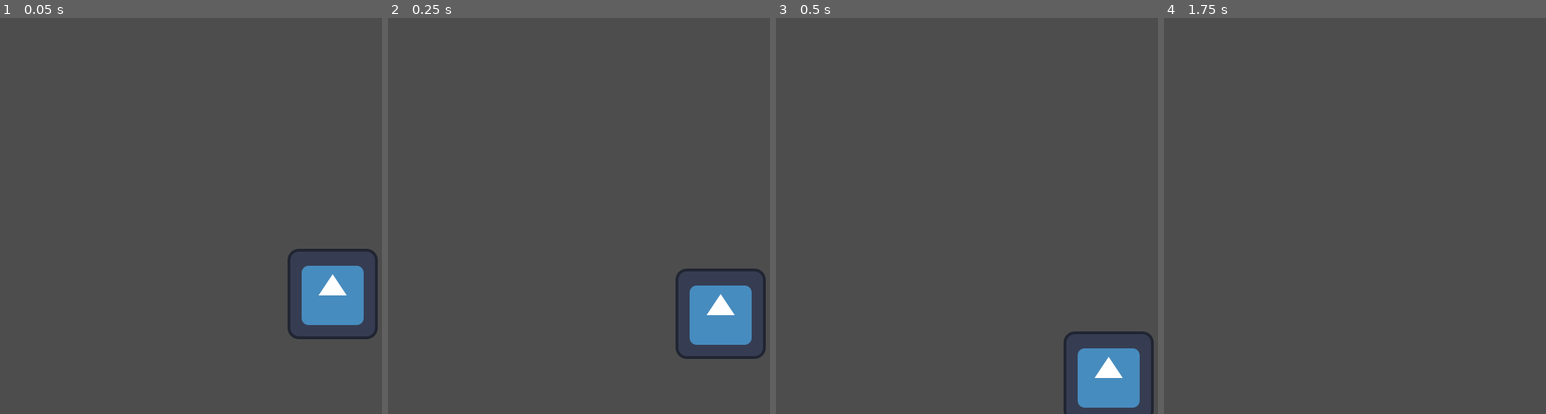
Above: before the commit, frames 1-4 (left to right).
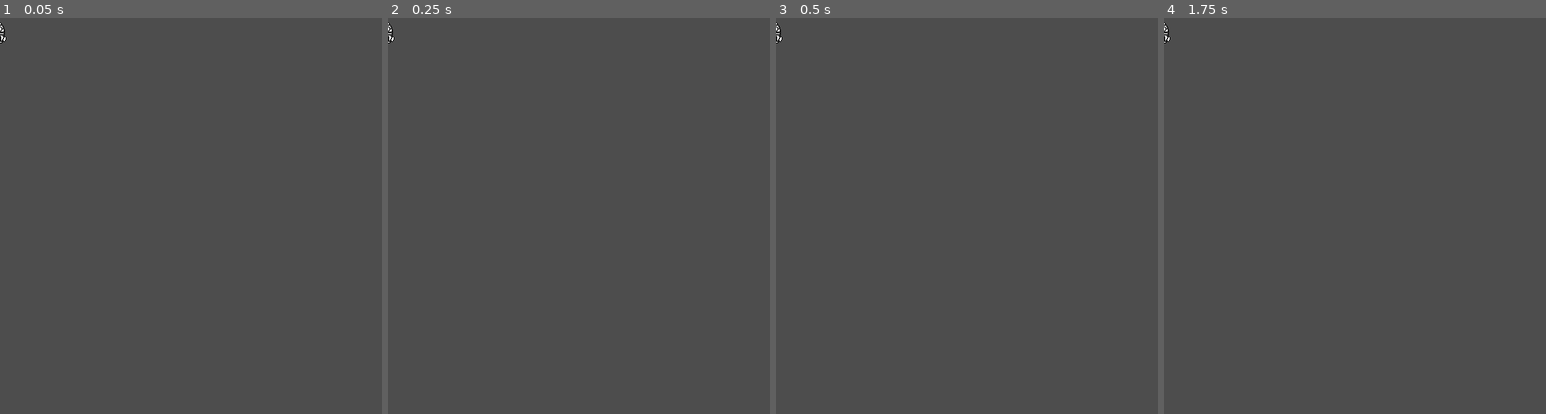
Above: after the commit, the same moments.

Repository: DonB303/1GameJam
Game: Godot game, scene res://test.tscn
Two runs of this game, one before a commit and one after it. Both use one fixed random seed, a clock stepped at 60 frames per second and the inputs below. The engine's default icon, where the game draws it, is replaced by a stand-in: a white triangle on a blue panel in a dark square.
Inputs:
- Up to frame 1 (0.05 s): no input
- Up to frame 2 (0.25 s): no input
- Up to frame 3 (0.5 s): no input
- Up to frame 4 (1.75 s): tap Enter (ui_accept) at 0.5, 0.77, 1.25, 1.52 s; hold Right (ui_right) from 0.53 s (still down)

The runs differ from the first frame. In frame 1, 3.1% of the frame differs, in the area x 0-99%, y 1-82%; in frame 2, 3.1%; in frame 3, 2.9%; in frame 4, less than 0.1%.

Commit message:
AstroidsUpdate

Diff:
--- /dev/null
+++ b/Astroids/astroid.tscn
@@ -0,0 +1,17 @@
+[gd_scene load_steps=3 format=3 uid="uid://bsdgmb1bay6yu"]
+
+[ext_resource type="Texture2D" uid="uid://bew8ejtukocfw" path="res://Astroids/Astroid001.png" id="1_ocq75"]
+
+[sub_resource type="CapsuleShape2D" id="CapsuleShape2D_olq33"]
+radius = 9.0
+height = 28.0
+
+[node name="Astroid" type="Area2D"]
+
+[node name="Astroid001" type="Sprite2D" parent="."]
+texture = ExtResource("1_ocq75")
+
+[node name="CollisionShape2D" type="CollisionShape2D" parent="."]
+position = Vector2(0, 1)
+rotation = 1.5708
+shape = SubResource("CapsuleShape2D_olq33")
--- /dev/null
+++ b/Astroids/astroid_spawner.tscn
@@ -0,0 +1,5 @@
+[gd_scene format=3 uid="uid://dxnc7dv74i1o6"]
+
+[node name="Astroid spawner" type="Node"]
+
+[node name="Marker2D" type="Marker2D" parent="."]
--- /dev/null
+++ b/rocket/rocket.tscn
@@ -0,0 +1,22 @@
+[gd_scene load_steps=3 format=3 uid="uid://pkmnskgkcpc4"]
+
+[ext_resource type="Texture2D" uid="uid://cbro0i3ryiaas" path="res://rocket/rocket.png" id="1_w1rb6"]
+
+[sub_resource type="CircleShape2D" id="CircleShape2D_tkt15"]
+radius = 7.0
+
+[node name="Rocket" type="CharacterBody2D"]
+
+[node name="Rocket" type="Sprite2D" parent="."]
+position = Vector2(0, 60)
+texture = ExtResource("1_w1rb6")
+
+[node name="CollisionShape2D" type="CollisionShape2D" parent="."]
+position = Vector2(-1, 68)
+shape = SubResource("CircleShape2D_tkt15")
+
+[node name="Hitbox" type="Area2D" parent="."]
+
+[node name="CollisionShape2D" type="CollisionShape2D" parent="Hitbox"]
+position = Vector2(-1, 68)
+shape = SubResource("CircleShape2D_tkt15")
--- a/test.tscn
+++ b/test.tscn
@@ -1,20 +1,7 @@
-[gd_scene load_steps=4 format=3 uid="uid://bknmqgndkol82"]
+[gd_scene load_steps=2 format=3 uid="uid://bknmqgndkol82"]
 
-[ext_resource type="Script" path="res://character_body_2d.gd" id="1_t3pp4"]
-[ext_resource type="Texture2D" uid="uid://by3onexsnef8g" path="res://icon.svg" id="2_2i8ym"]
-
-[sub_resource type="RectangleShape2D" id="RectangleShape2D_rhgxk"]
-size = Vector2(128, 129)
+[ext_resource type="PackedScene" uid="uid://pkmnskgkcpc4" path="res://rocket/rocket.tscn" id="1_mhbdb"]
 
 [node name="Node2D" type="Node2D"]
 
-[node name="CharacterBody2D" type="CharacterBody2D" parent="."]
-script = ExtResource("1_t3pp4")
-
-[node name="CollisionShape2D" type="CollisionShape2D" parent="CharacterBody2D"]
-position = Vector2(472, 429.5)
-shape = SubResource("RectangleShape2D_rhgxk")
-
-[node name="Icon" type="Sprite2D" parent="CharacterBody2D"]
-position = Vector2(472, 429)
-texture = ExtResource("2_2i8ym")
+[node name="Rocket" parent="." instance=ExtResource("1_mhbdb")]
